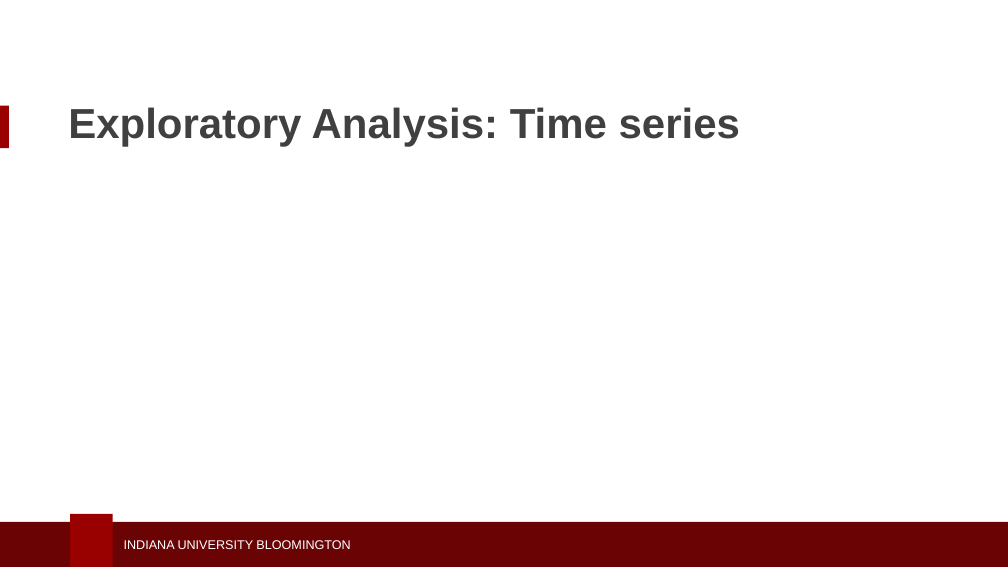
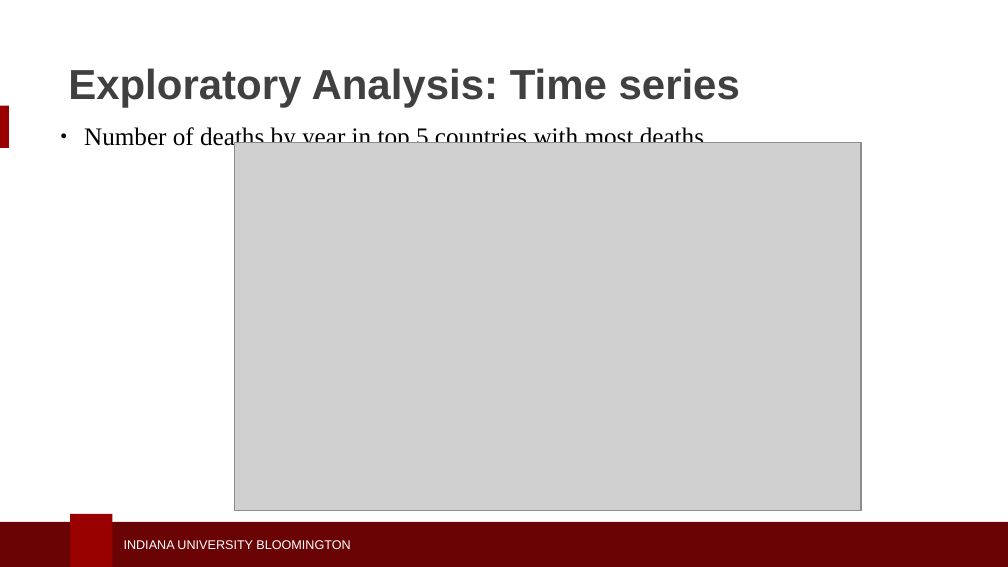
Before and after one commit to seashiva94/data_viz_project, a slide deck: slide 15 of dviz_ppt.pptx (slide 7 before the commit). Drawn at 1008x567 pixels with LibreOffice and Linux fonts; fonts in the diff are those of the drawing; grey boxes stand for pictures; background and template pictures are left out. Boxes give left, top, right and bottom in pixels: in the first picture for what was removed or moved away, otherwise in the second. Text is boxed around its words. In the diff, an @@ line names an element or a change of style, - is before the commit and + after.

Commit message:
update ppt

```diff
--- a/dviz_ppt.pptx
+++ b/dviz_ppt.pptx
@@ text "Exploratory Analysis: Time series": place and size @@
-text "Exploratory Analysis: Time series" at <box>68,107,740,147</box>
+text "Exploratory Analysis: Time series" at <box>68,68,740,107</box>
@@ text added at <box>84,125,704,151</box>, 18 pt, text #000000 @@
+● Number of deaths by year in top 5 countries with most deaths
@@ picture added at <box>234,142,861,511</box> @@
```
Also in this commit, not shown: 14 slides added, 5 slides removed, 2 other files.
